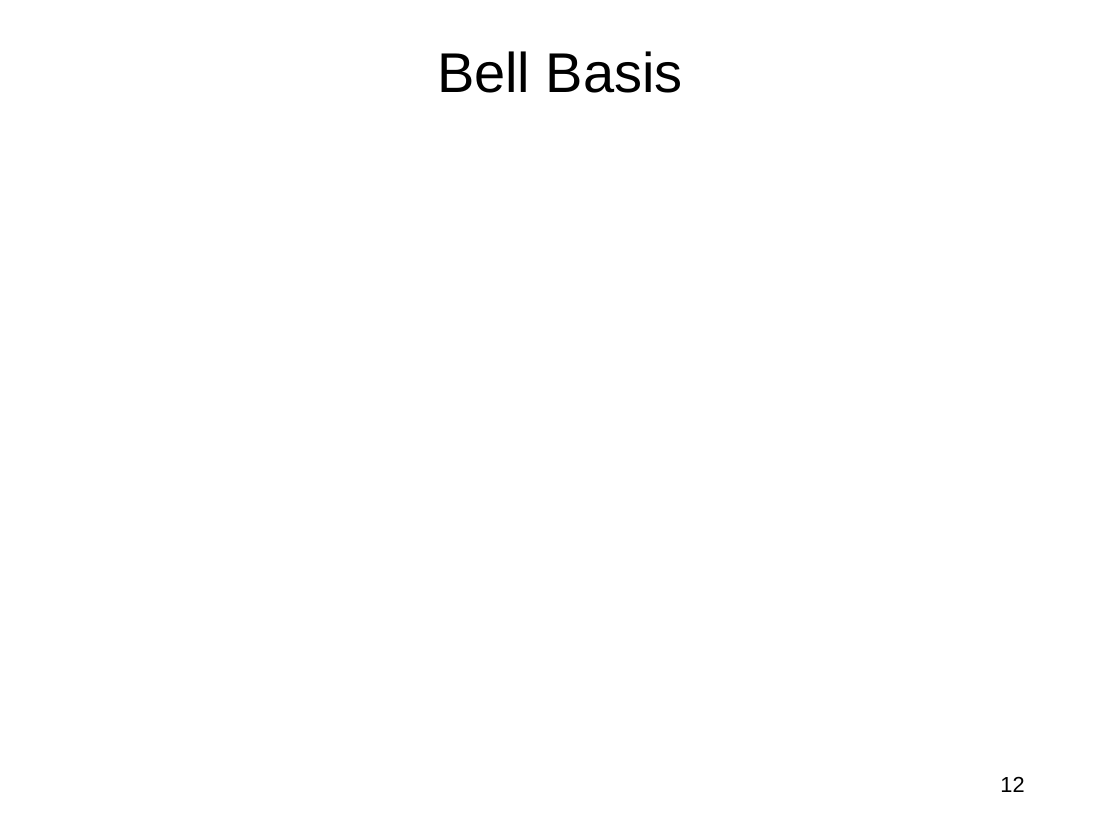
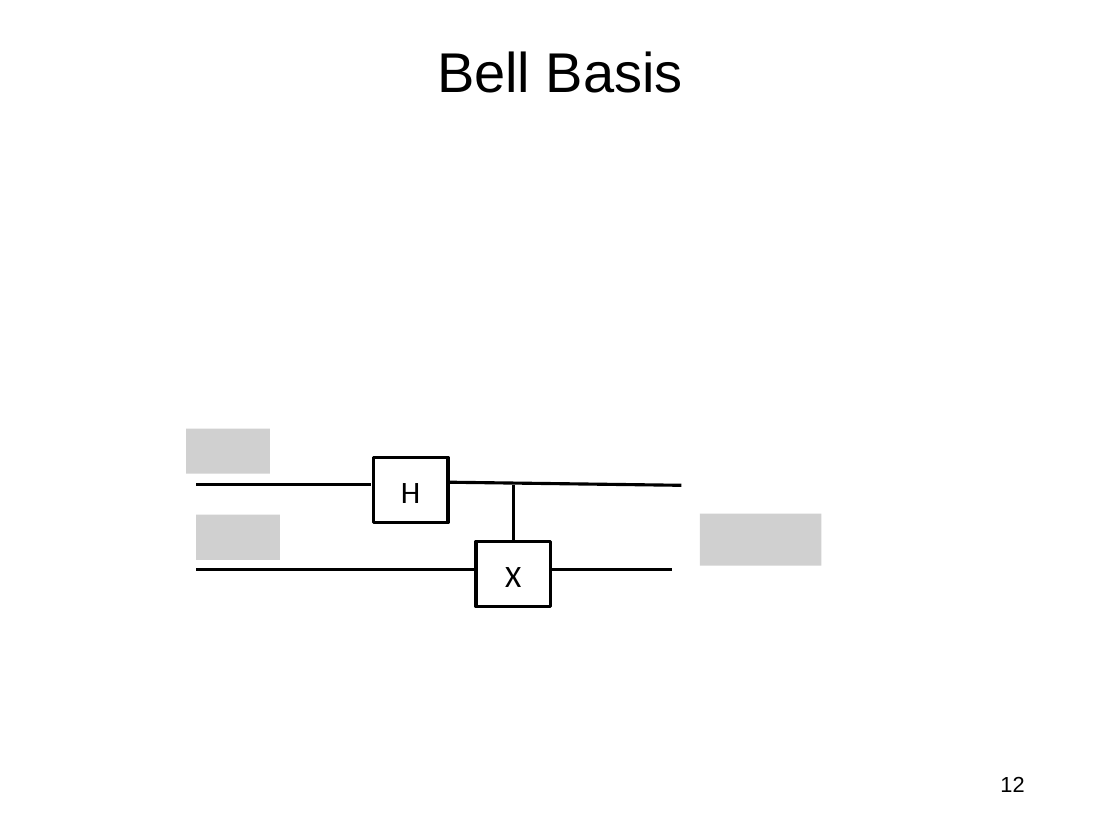
Before and after one commit to jlmucb/class_notes, a slide deck: slide 12 of BerkeleyClass/CS290Spring2013/Lectures/QC.pptx. Drawn at 1120x840 pixels with LibreOffice and Linux fonts; fonts in the diff are those of the drawing; grey boxes stand for pictures. Boxes give left, top, right and bottom in pixels: in the first picture for what was removed or moved away, otherwise in the second. Text is boxed around its words. In the diff, an @@ line names an element or a change of style, - is before the commit and + after.

```diff
--- a/BerkeleyClass/CS290Spring2013/Lectures/QC.pptx
+++ b/BerkeleyClass/CS290Spring2013/Lectures/QC.pptx
@@ picture added at [186, 429, 270, 474] @@
@@ rectangle added at [373, 457, 448, 522], outline #000000 2 pt @@
@@ line added from (196, 485) to (371, 485), #000000 2 pt @@
@@ text added at [401, 483, 420, 503], 20 pt, text #000000 @@
+H
@@ line added from (449, 483) to (681, 485), #000000 2 pt @@
@@ line added from (513, 542) to (513, 485), #000000 2 pt @@
@@ picture added at [196, 515, 280, 560] @@
@@ picture added at [700, 514, 821, 566] @@
@@ line added from (196, 569) to (476, 569), #000000 2 pt @@
@@ rectangle added at [476, 541, 551, 606], outline #000000 2 pt @@
@@ text added at [505, 567, 521, 587], 20 pt, text #000000 @@
+X
@@ line added from (551, 570) to (672, 570), #000000 2 pt @@
```
Also in this commit, not shown: 7 other slides changed, 8 slides added, 3 slides removed.
